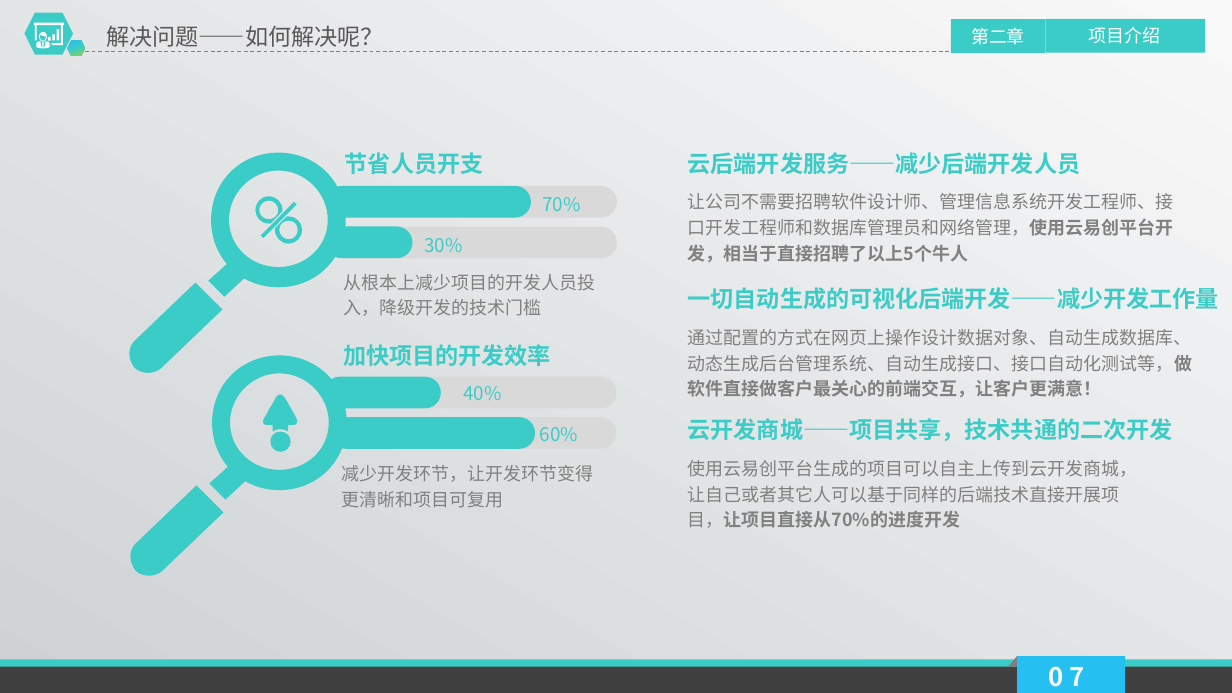
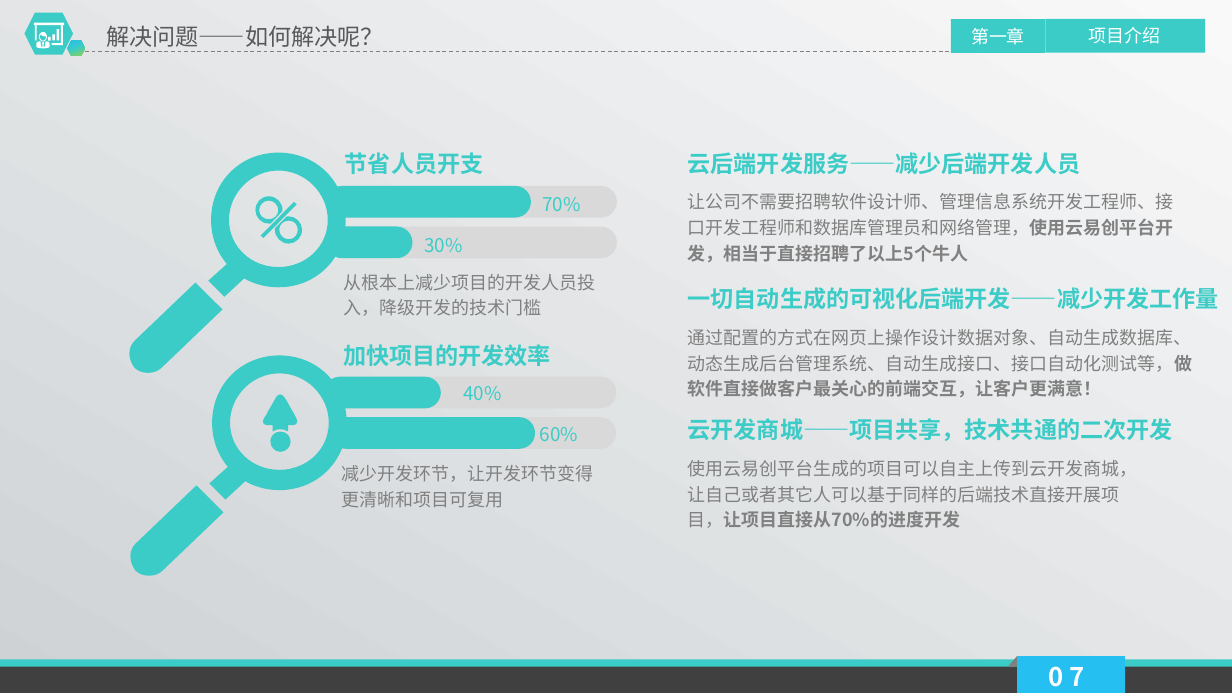
Before and after one commit to alucard263096/BP, a slide deck: slide 7 of 云易创云开发平台商业计划书.pptx. Drawn at 1232x693 pixels with LibreOffice and Linux fonts; fonts in the diff are those of the drawing. Boxes give left, top, right and bottom in pixels: in the first picture for what was removed or moved away, otherwise in the second. Text is boxed around its words. In the diff, an @@ line names an element or a change of style, - is before the commit and + after.

```diff
--- a/云易创云开发平台商业计划书.pptx
+++ b/云易创云开发平台商业计划书.pptx
@@ text at (971,28,1025,45): text changed @@
-  第二章
+  第一章
```
Also in this commit, not shown: 25 other slides changed, 2 slides added, 8 slides removed, 1 other file.
